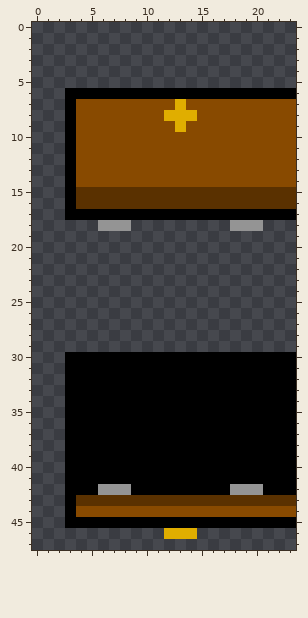
Edited in one commit: pixel-art sprite (src/asset/door.png). The picture above was drawn from the file before the commit.
The file is 24x48 pixels.
The result:
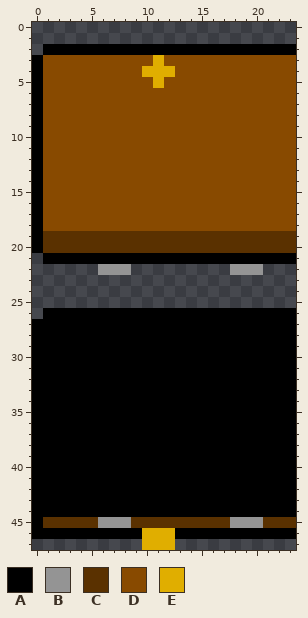
Palette (. is transparent): A #000000  B #949494  C #5a3100  D #884a00  E #e0ae00
The edit:
There is now colour A in row 2 at x 1 to 23; in rows 3 to 20 at x 0; in row 21 at x 1 to 23; in row 26 at x 1 to 23; in rows 27 to 29 at x 0 to 23; in rows 30 to 44 at x 0 to 2.
There is now colour A in row 45 at x 0; in row 46 at x 0 to 9 and 15 to 23.
The edit turns colour B into colour A in row 42 at x 6 to 8 and 18 to 20.
The edit turns colour C into colour A in row 43 at x 4 to 23.
The edit turns colour D into colour A in row 44 at x 4 to 23.
The edit turns colour E into colour A in row 46 at x 13 to 14.
There is now colour B in row 22 at x 6 to 8 and 18 to 20.
The edit turns colour A into colour B in row 45 at x 6 to 8 and 18 to 20.
There is now colour C in rows 19 to 20 at x 1 to 23; in row 45 at x 1 to 2.
The edit turns colour A into colour C in row 45 at x 3 to 5, 9 to 17 and 21 to 23.
There is now colour D in row 3 at x 1 to 10 and 12 to 23; in row 4 at x 1 to 9 and 13 to 23; in row 5 at x 1 to 10 and 12 to 23; in rows 6 to 17 at x 1 to 2; in row 18 at x 1 to 5, 9 to 17 and 21 to 23.
The edit turns colour A into colour D in row 6 at x 3 to 23; in rows 7 to 16 at x 3; in row 17 at x 3 to 23.
The edit turns colour B into colour D in row 18 at x 6 to 8 and 18 to 20.
The edit turns colour C into colour D in rows 15 to 16 at x 4 to 23.
The edit turns colour E into colour D in row 7 at x 13; in row 8 at x 12 to 14; in row 9 at x 13.
There is now colour E in row 3 at x 11; in row 4 at x 10 to 12; in row 5 at x 11; in row 46 at x 10 to 11; in row 47 at x 10 to 12.
Pixel boxes of the changes (left, top, right, bottom) in both pictures:
changed: (32, 44, 296, 550)
